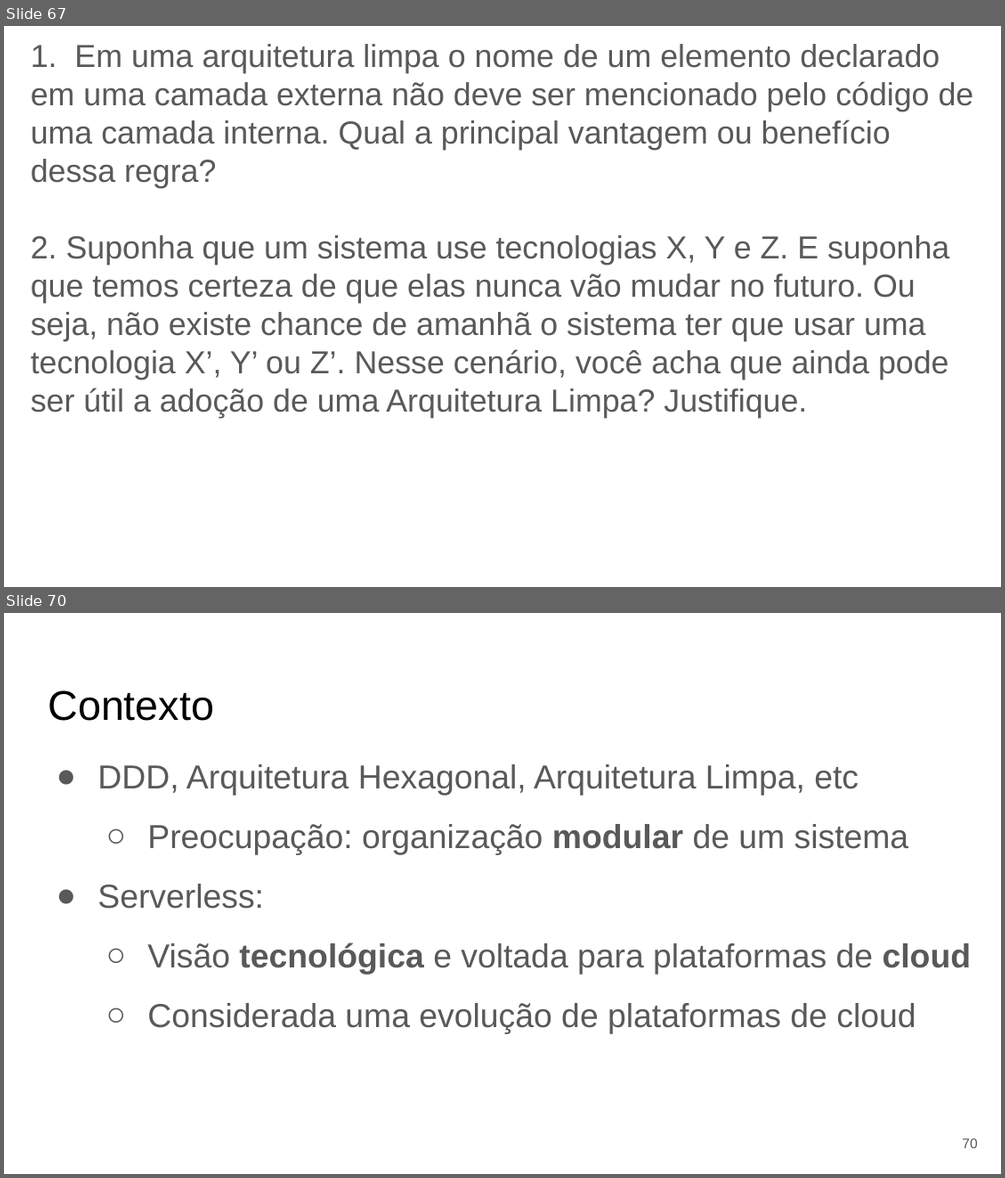
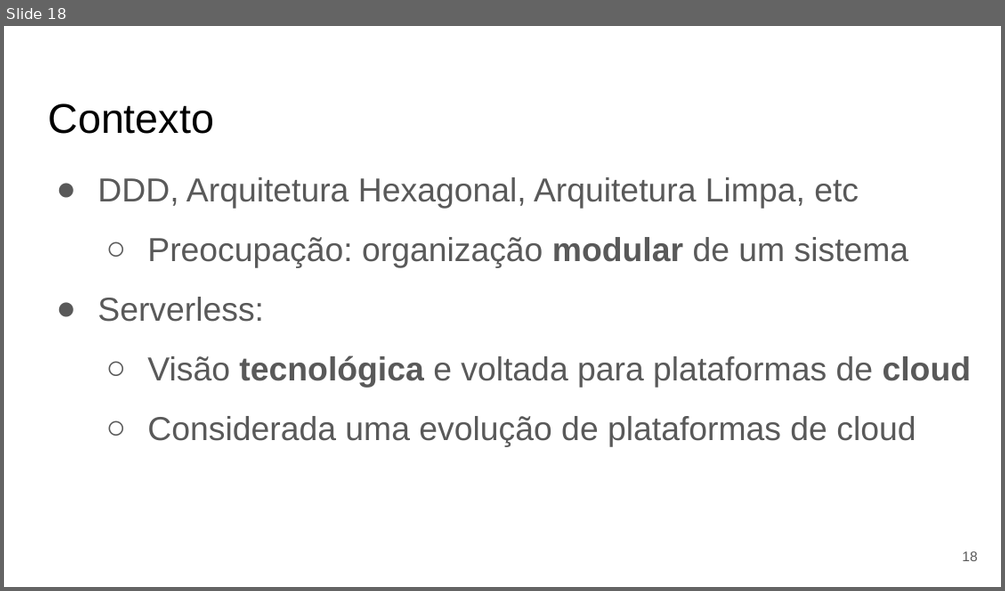
Before and after one commit to eduardocunha11/firstblog, a slide deck: aulas/gsi526/Aula 7 - Arquitetura Hexagonal e Serverless.pptx. Shown one above the other, each under a label of ours: slides 67 and 70 before the commit, slide 18 after it; the slides between them are not shown. The pictures are 1005x1178 and 1005x591 pixels, drawn with LibreOffice and Linux fonts; fonts in the diff are those of the drawing. Boxes give left, top, right and bottom in pixels: in the first picture for what was removed or moved away, otherwise in the second. Text is boxed around its words. In the diff, an @@ line names an element or a change of style, - is before the commit and + after.

Commit message:
Resumindo os Slides sobre Arquitetura Hexagonal e Serverless

```diff
--- a/aulas/gsi526/Aula 7 - Arquitetura Hexagonal e Serverless.pptx
+++ b/aulas/gsi526/Aula 7 - Arquitetura Hexagonal e Serverless.pptx
@@ slide 67 removed at (4,26,1001,587), background #FFFFFF @@
@@ text removed at (31,44,974,418) @@
-1. Em uma arquitetura limpa o nome de um elemento declarado em uma camada externa não deve ser mencionado pelo código de uma camada interna. Qual a principal vantagem ou benefício dessa regra?
-2. Suponha que um sistema use tecnologias X, Y e Z. E suponha que temos certeza de que elas nunca vão mudar no futuro. Ou seja, não existe chance de amanhã o sistema ter que usar uma tecnologia X’, Y’ ou Z’. Nesse cenário, você acha que ainda pode ser útil a adoção de uma Arquitetura Limpa? Justifique.
@@ what was slide 70 is now slide 18 @@
@@ page number at (962,551,977,561): text changed @@
-70
+18
```
Also in this commit, not shown: 6 slides changed, 104 other slides removed, 1 other file.
